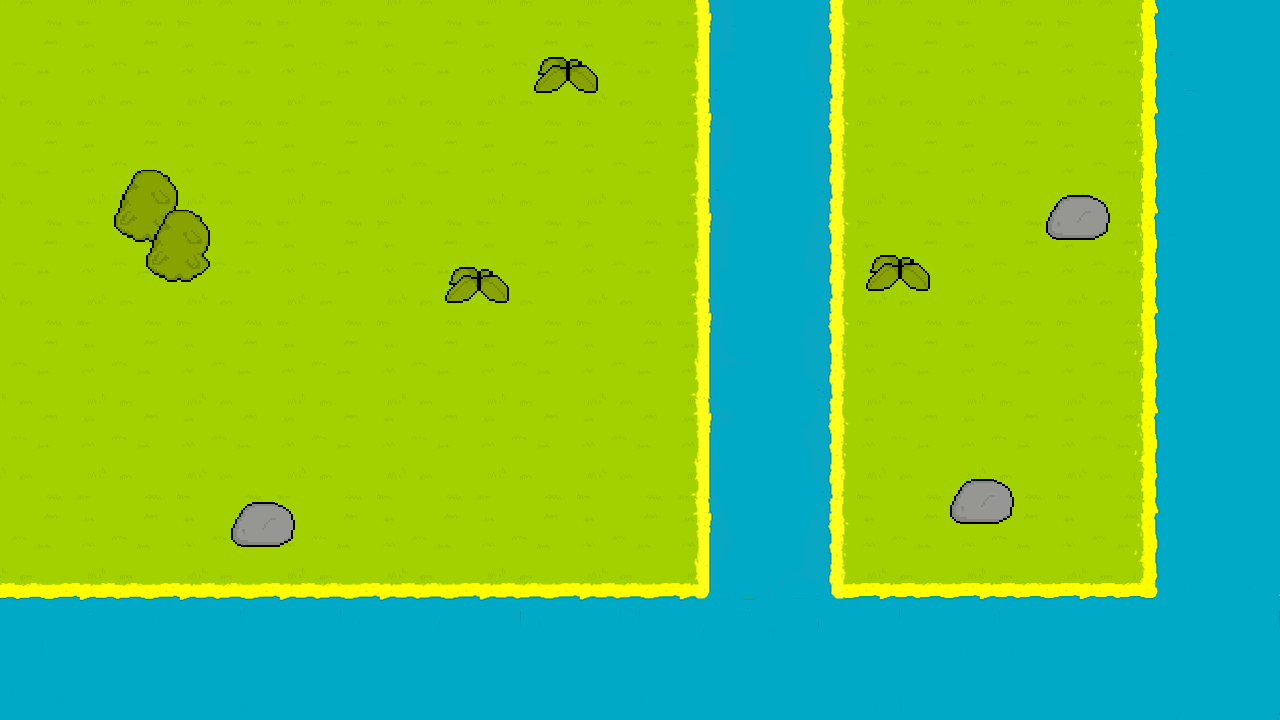
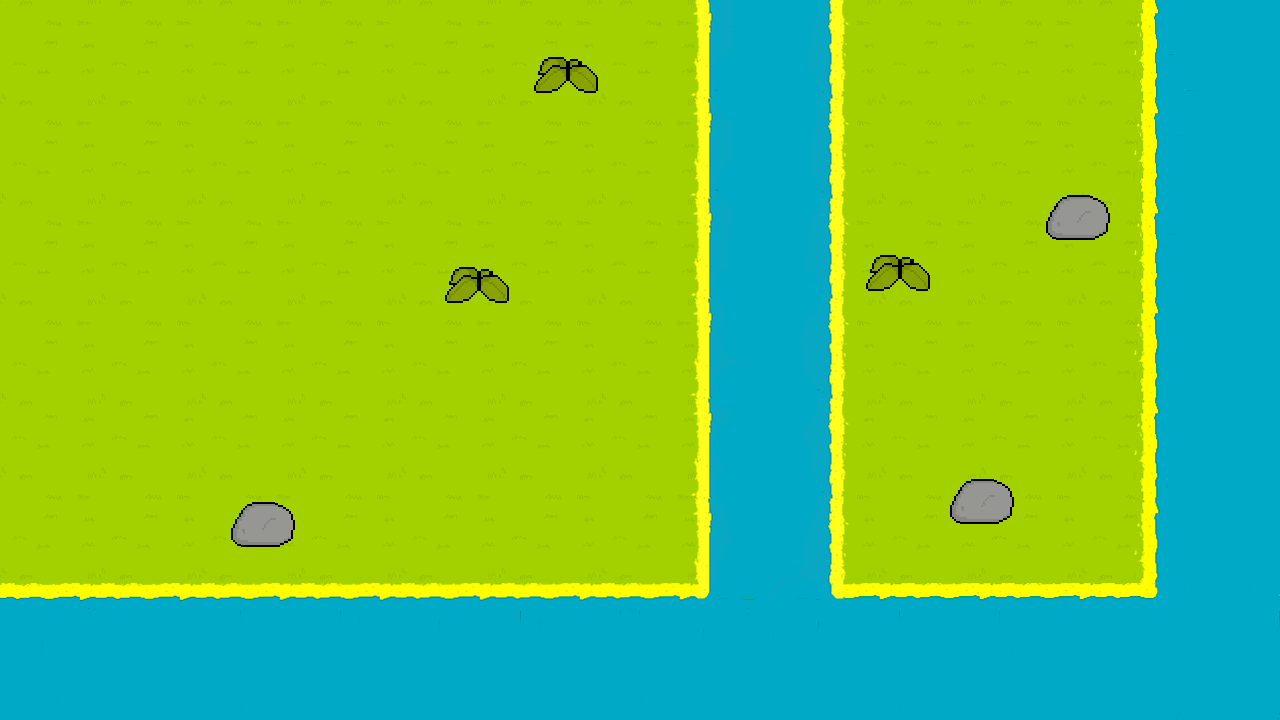
The second 1280px x 720px image is a revision of the first. Changes to its layers:
painted on "vegetacao" over <box>114,170,210,282</box>
